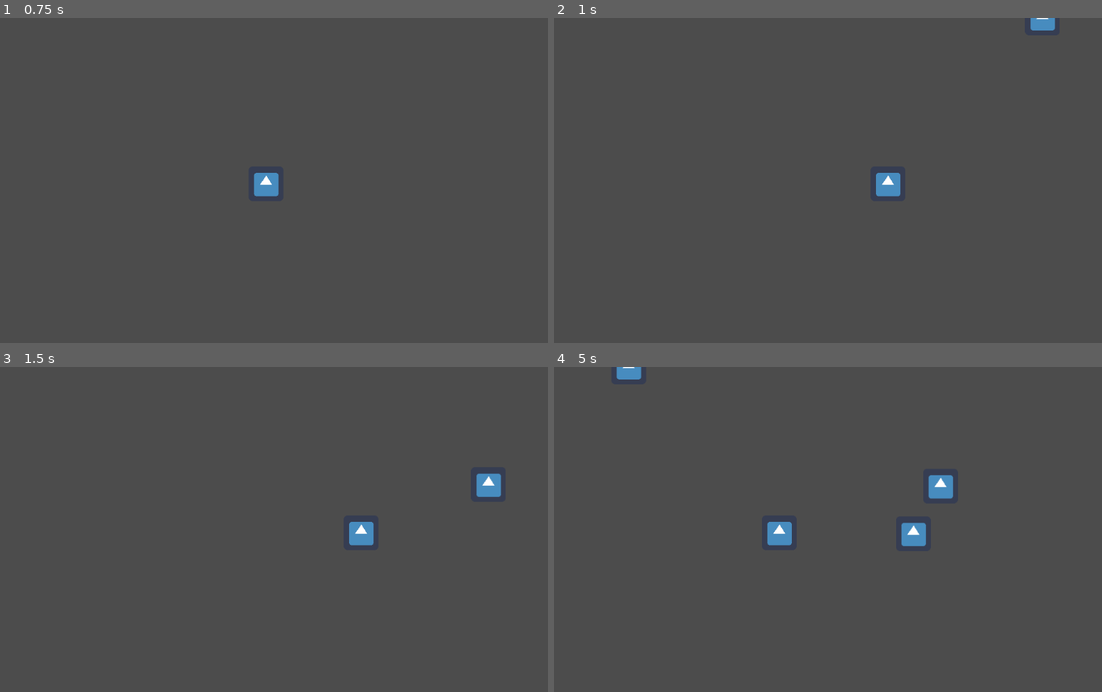
Above: before the commit, frames 1-4 (two rows, left to right).
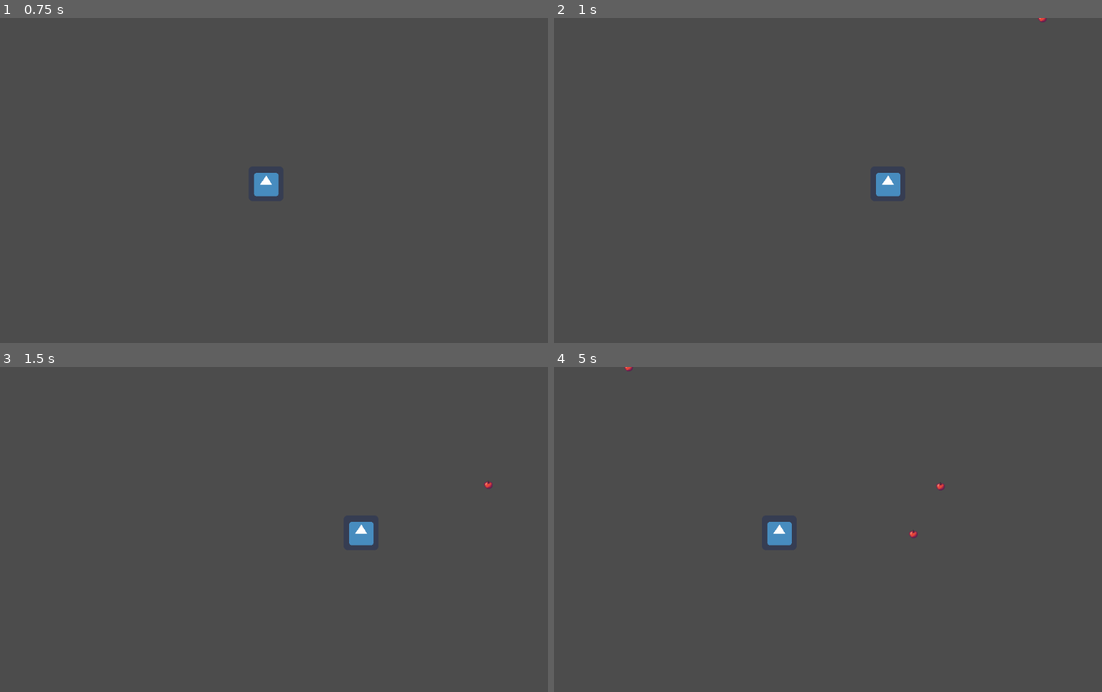
Above: after the commit, the same moments.

Repository: ColinKYuen/BQ-Game-Jam
Game: Godot game, scene res://Scenes/Main.tscn
Two runs of this game, one before a commit and one after it. Both use one fixed random seed, a clock stepped at 60 frames per second and the inputs below. The engine's default icon, where the game draws it, is replaced by a stand-in: a white triangle on a blue panel in a dark square.
Inputs:
- Up to frame 1 (0.75 s): tap Enter at 0.5 s; hold D (move_right) from 0.53 s (still down)
- Up to frame 2 (1 s): keep holding D (move_right)
- Up to frame 3 (1.5 s): release D (move_right) at 1.28 s; hold Left (move_left) from 1.28 s (still down)
- Up to frame 4 (5 s): release Left (move_left) at 2.03 s; hold D (move_right) 2.03-3.53 s; hold Left (move_left) from 3.53 s (still down)

Frame 1 is identical in both runs. In frame 2, 0.2% of the frame differs, in the area x 86-92%, y 0-4%; in frame 3, 0.3%; in frame 4, 0.8%, in the area x 11-73%, y 0-56%.

Commit message:
add fruit image

Diff:
--- a/Scenes/BadFruit.tscn
+++ b/Scenes/BadFruit.tscn
@@ -1,7 +1,7 @@
 [gd_scene load_steps=4 format=2]
 
 [ext_resource path="res://Scripts/Player.gd" type="Script" id=1]
-[ext_resource path="res://icon.png" type="Texture" id=2]
+[ext_resource path="res://art/Fruit+.png" type="Texture" id=2]
 
 [sub_resource type="RectangleShape2D" id=1]
 extents = Vector2( 30.5, 29.5 )
@@ -15,3 +15,6 @@
 
 [node name="Sprite" type="Sprite" parent="."]
 texture = ExtResource( 2 )
+hframes = 38
+vframes = 6
+frame = 21
--- a/Scenes/GoodFruit.tscn
+++ b/Scenes/GoodFruit.tscn
@@ -1,7 +1,7 @@
 [gd_scene load_steps=4 format=2]
 
 [ext_resource path="res://Scripts/Fruit.gd" type="Script" id=1]
-[ext_resource path="res://icon.png" type="Texture" id=2]
+[ext_resource path="res://art/Fruit+.png" type="Texture" id=2]
 
 [sub_resource type="RectangleShape2D" id=1]
 extents = Vector2( 30.5, 29.5 )
@@ -15,3 +15,5 @@
 
 [node name="Sprite" type="Sprite" parent="."]
 texture = ExtResource( 2 )
+hframes = 38
+vframes = 6
Binary file added: art/Fruit+.png
